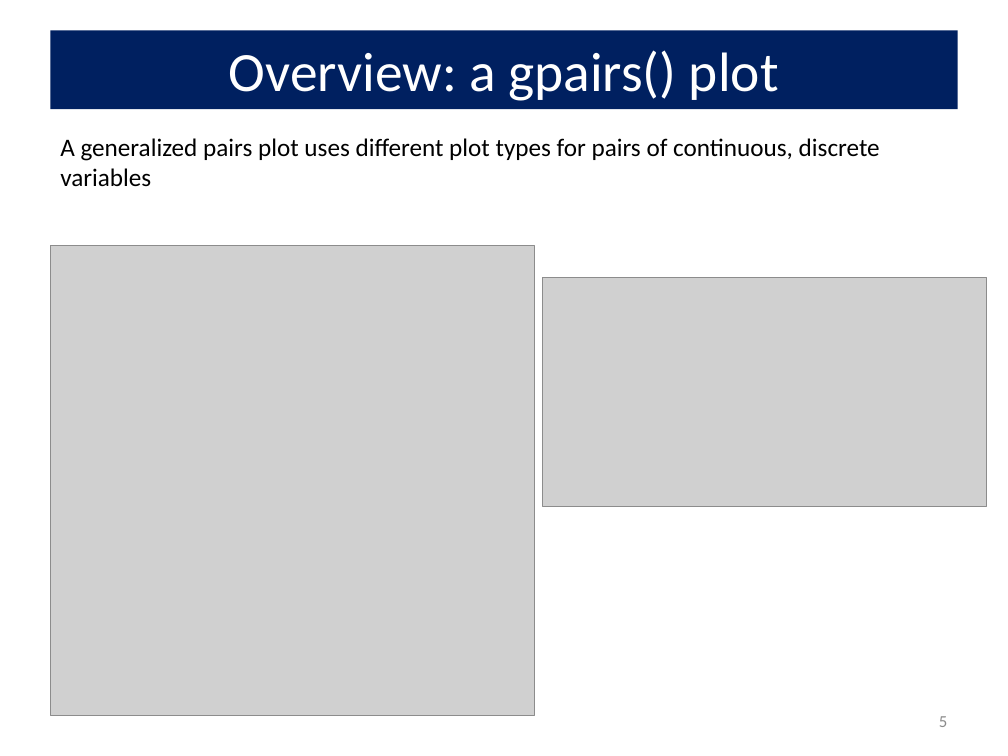
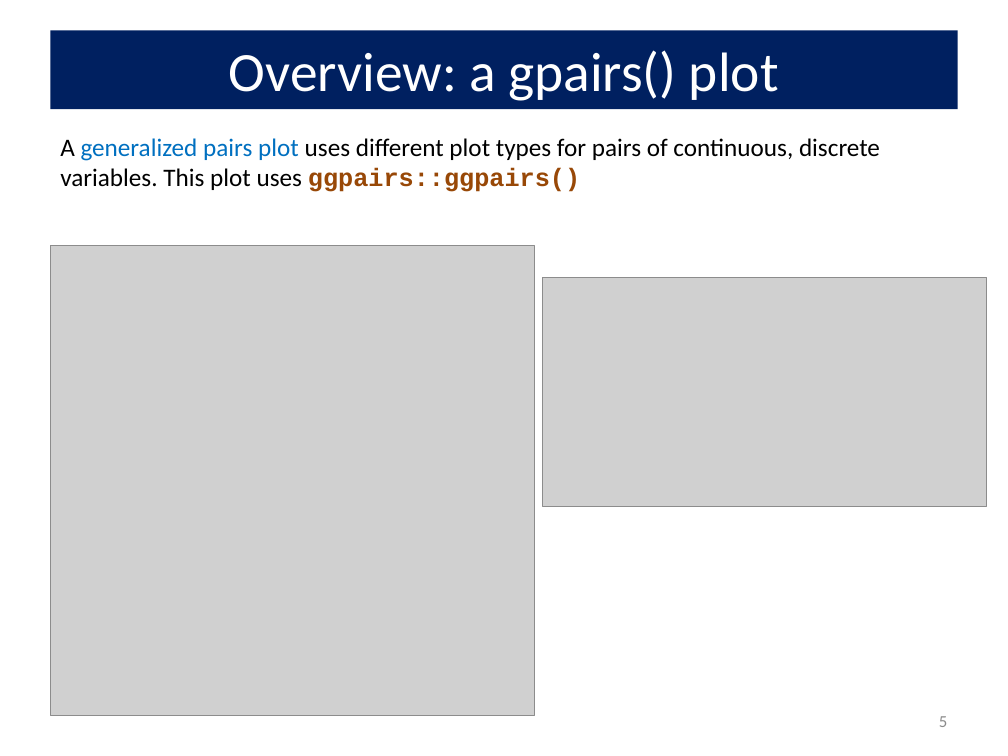
Before and after one commit to friendly/psy6136, a slide deck: slide 5 of lectures/07-logistic2.pptx. Drawn at 1008x756 pixels with LibreOffice and Linux fonts; fonts in the diff are those of the drawing; grey boxes stand for pictures. Boxes give left, top, right and bottom in pixels: in the first picture for what was removed or moved away, otherwise in the second. Text is boxed around its words. In the diff, an @@ line names an element or a change of style, - is before the commit and + after.

```diff
--- a/lectures/07-logistic2.pptx
+++ b/lectures/07-logistic2.pptx
@@ text at box(60, 138, 880, 192): text changed @@
-A generalized pairs plot uses different plot types for pairs of continuous, discrete variables
+A generalized pairs plot uses different plot types for pairs of continuous, discrete variables. This plot uses ggpairs::ggpairs()
```
Also in this commit, not shown: 9 other slides changed, 6 other files.
